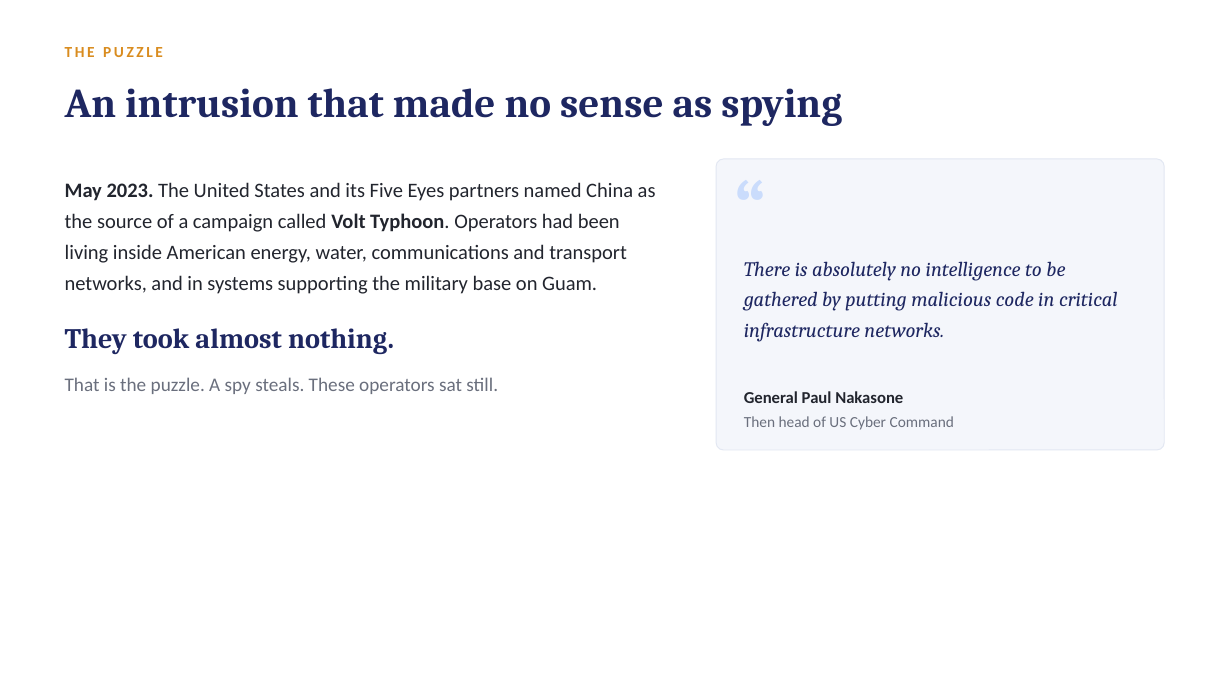
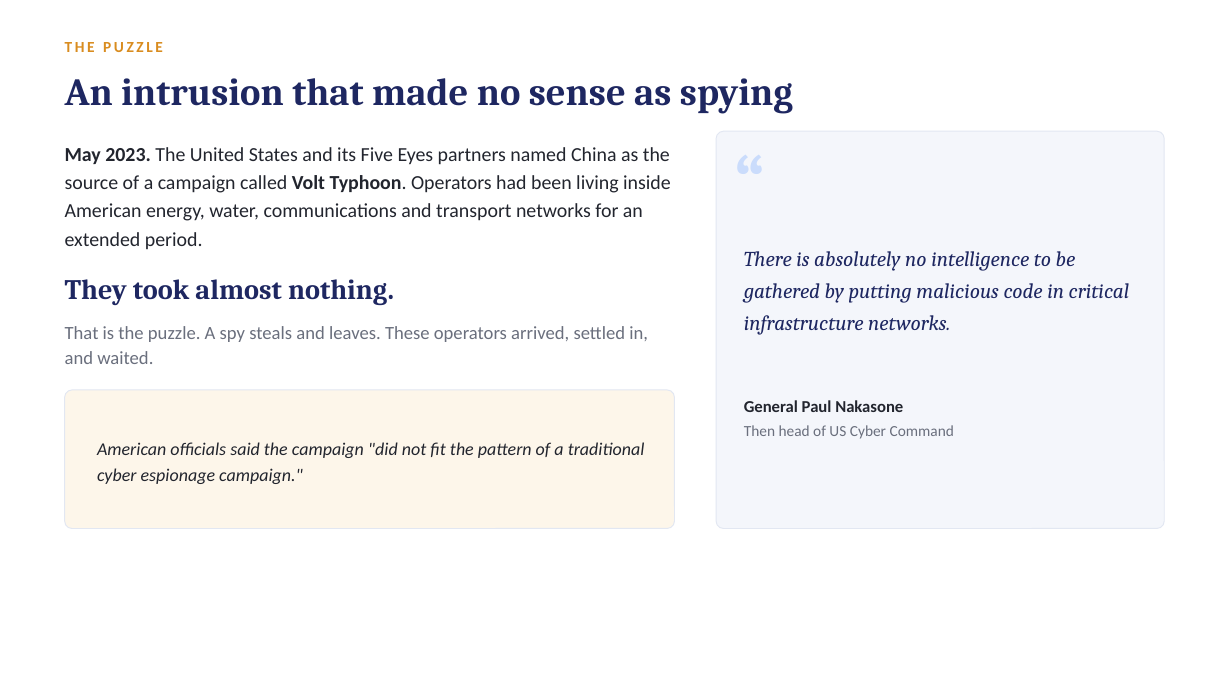
Before and after one commit to s9765fzsv8-cmyk/Claude, a slide deck: slide 3 of deck/price-of-patience.pptx (slide 2 before the commit). Drawn at 1232x693 pixels with LibreOffice and Linux fonts; fonts in the diff are those of the drawing. Boxes give left, top, right and bottom in pixels: in the first picture for what was removed or moved away, otherwise in the second. Text is boxed around its words. In the diff, an @@ line names an element or a change of style, - is before the commit and + after.

```diff
--- a/deck/price-of-patience.pptx
+++ b/deck/price-of-patience.pptx
@@ text "THE PUZZLE": place and size @@
-text "THE PUZZLE" at [65, 47, 163, 57]
+text "THE PUZZLE" at [65, 42, 163, 52]
@@ text "An intrusion that made no ..." at [65, 78, 793, 114]: size 32 to 30 pt @@
@@ text at [65, 147, 671, 249]: text changed; size 16 to 15.5 pt @@
-May 2023. The United States and its Five Eyes partners named China as the source of a campaign called Volt Typhoon. Operators had been living inside American energy, water, communications and transport networks, and in systems supporting the military base on Guam.
+May 2023. The United States and its Five Eyes partners named China as the source of a campaign called Volt Typhoon. Operators had been living inside American energy, water, communications and transport networks for an extended period.
@@ rounded rectangle: place and size @@
-rounded rectangle at [716, 159, 1165, 450]
+rounded rectangle at [716, 131, 1165, 529]
@@ rounded rectangle at [716, 131, 1165, 529]: proportions changed @@
@@ text "“": place and size @@
-text "“" at [735, 155, 818, 252]
+text "“" at [735, 129, 818, 226]
@@ text "“" at [735, 129, 818, 226]: size 60 to 58 pt @@
@@ text "There is absolutely no intelligence ...": place and size @@
-text "There is absolutely no intelligence ..." at [744, 261, 1118, 342]
+text "There is absolutely no intelligence ..." at [744, 251, 1130, 335]
@@ text "There is absolutely no intelligence ..." at [744, 251, 1130, 335]: size 16 to 16.5 pt; line spacing 24pt to 25pt @@
@@ text "They took almost nothing.": place and size @@
-text "They took almost nothing." at [65, 328, 394, 354]
+text "They took almost nothing." at [65, 279, 394, 305]
@@ text at [65, 326, 648, 364]: text changed; size 15 to 14.5 pt @@
-That is the puzzle. A spy steals. These operators sat still.
+That is the puzzle. A spy steals and leaves. These operators arrived, settled in, and waited.
@@ rounded rectangle added at [65, 390, 675, 529], fill #FDF6EA, outline #E2E7F2 0.75 pt @@
@@ text "General Paul Nakasone": place and size @@
-text "General Paul Nakasone" at [744, 391, 903, 403]
+text "General Paul Nakasone" at [744, 400, 903, 412]
@@ text "Then head of US Cyber ...": place and size @@
-text "Then head of US Cyber ..." at [744, 416, 954, 430]
+text "Then head of US Cyber ..." at [744, 425, 954, 439]
@@ text added at [97, 442, 645, 484], 14 pt, text #22252E, italic @@
+American officials said the campaign "did not fit the pattern of a traditional cyber espionage campaign."
```
Also in this commit, not shown: 8 other slides changed, 3 slides added, 1 slide removed, 1 other file.
